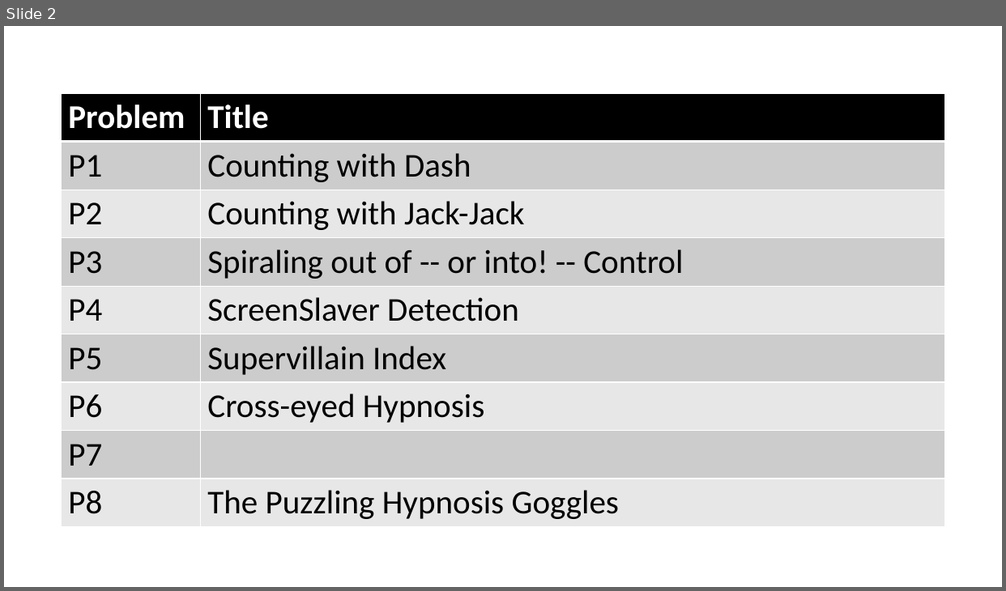
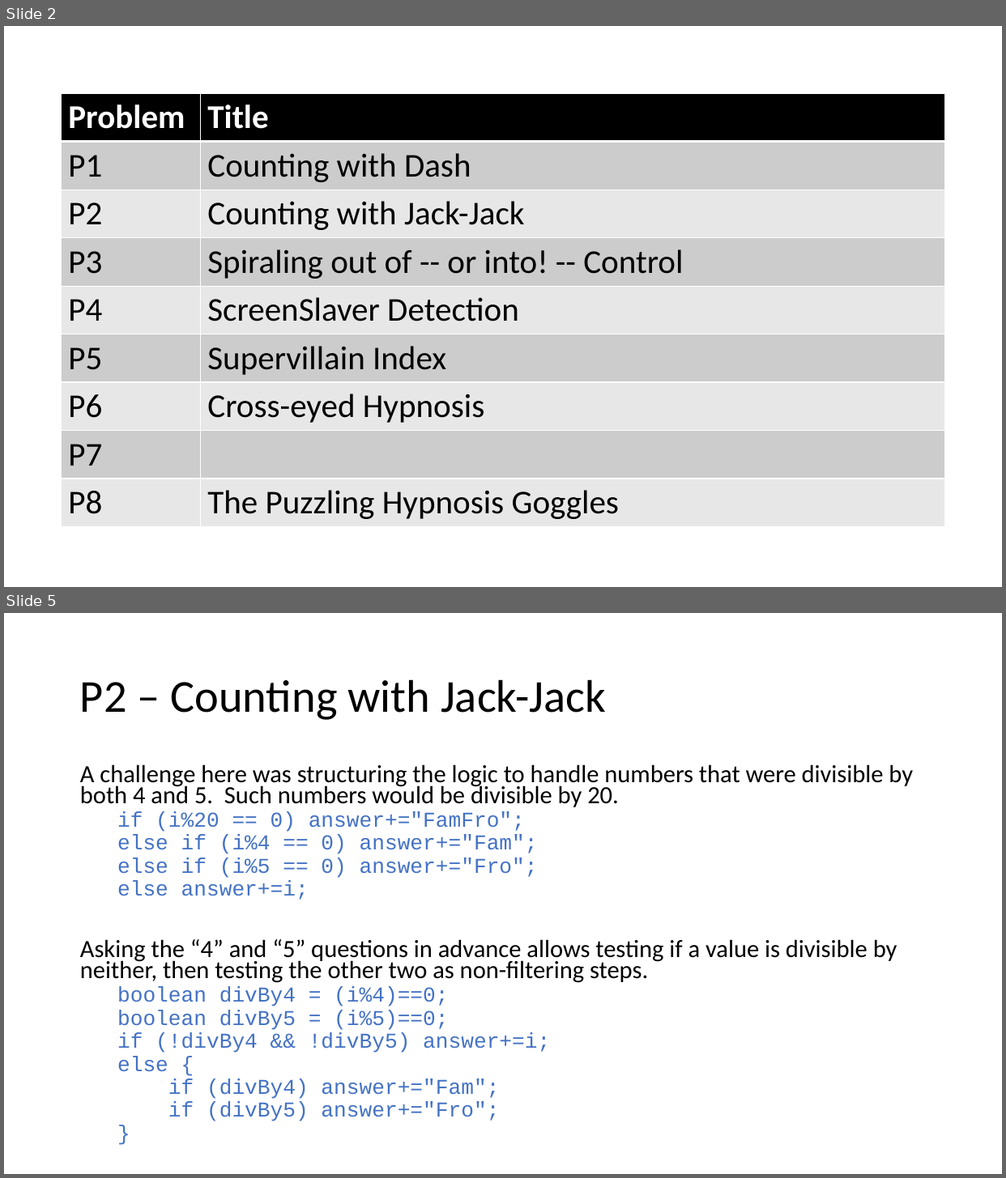
Before and after one commit to JohnDickerson/umd_hspc2019, a slide deck: docs/2019-solutions.pptx. Shown one above the other, each under a label of ours: slide 2 before the commit, slides 2 and 5 after it; the slides between them are not shown. The pictures are 1006x591 and 1006x1178 pixels, drawn with LibreOffice and Linux fonts; fonts in the diff are those of the drawing. Boxes give left, top, right and bottom in pixels: in the first picture for what was removed or moved away, otherwise in the second. Text is boxed around its words. In the diff, an @@ line names an element or a change of style, - is before the commit and + after.

```diff
--- a/docs/2019-solutions.pptx
+++ b/docs/2019-solutions.pptx
@@ slide 5 added at box(4, 613, 1002, 1174), background #FFFFFF @@
@@ title added at box(80, 679, 606, 720), 44 pt, text #000000 @@
+P2 – Counting with Jack-Jack
@@ text added at box(80, 764, 913, 1122), 23.8 pt, text #000000 @@
+A challenge here was structuring the logic to handle numbers that were divisible by both 4 and 5. Such numbers would be divisible by 20.
+  if (i%20 == 0) answer+="FamFro";
+  else if (i%4 == 0) answer+="Fam";
+  else if (i%5 == 0) answer+="Fro";
+  else answer+=i;
+Asking the “4” and “5” questions in advance allows testing if a value is divisible by neither, then testing the other two as non-filtering steps.
+  boolean divBy4 = (i%4)==0;
+  boolean divBy5 = (i%5)==0;
+  if (!divBy4 && !divBy5) answer+=i;
+  else {
+  if (divBy4) answer+="Fam";
+  if (divBy5) answer+="Fro";
+  }
```
Also in this commit, not shown: 1 slide changed, 3 other slides added.
